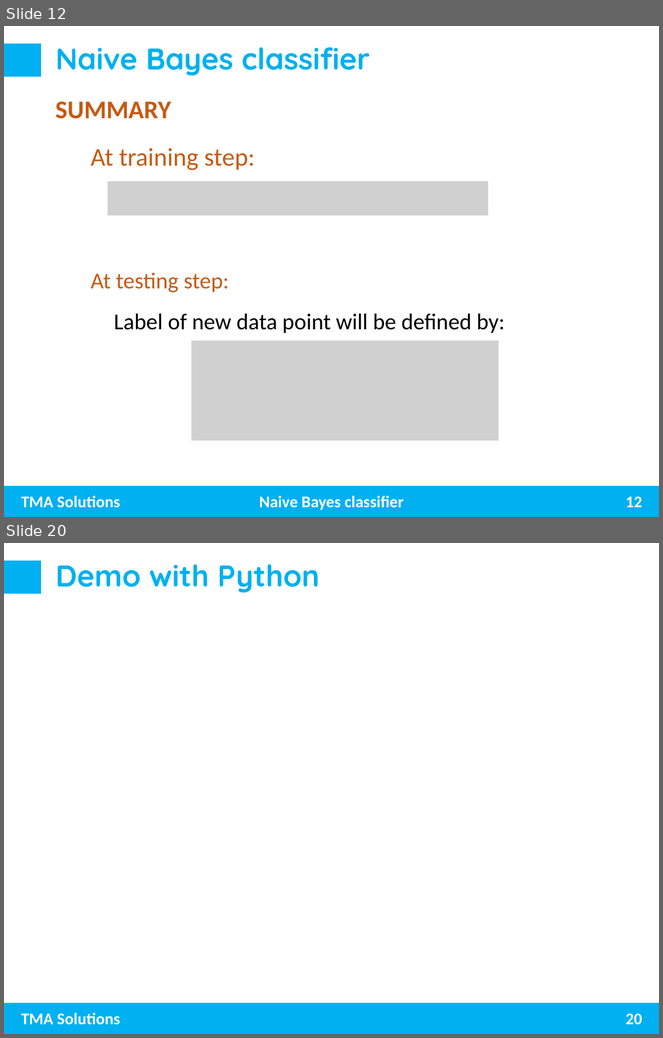
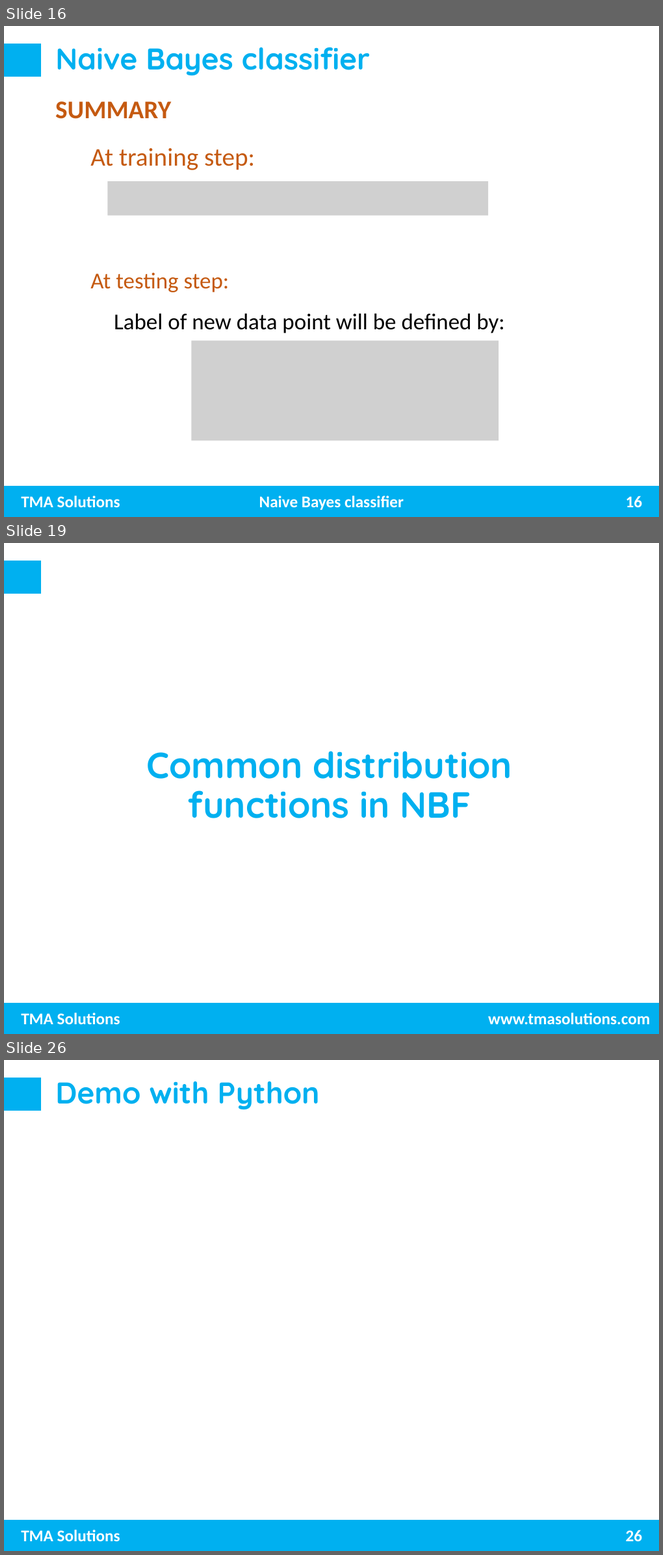
Before and after one commit to trungnghia2009/MachineLearning, a slide deck: Naive Bayes.pptx. Shown one above the other, each under a label of ours: slides 12 and 20 before the commit, slides 16, 19 and 26 after it; the slides between them are not shown. The pictures are 663x1038 and 663x1555 pixels, drawn with LibreOffice and Linux fonts; fonts in the diff are those of the drawing; grey boxes stand for pictures; background and template pictures are left out. Boxes give left, top, right and bottom in pixels: in the first picture for what was removed or moved away, otherwise in the second. Text is boxed around its words. In the diff, an @@ line names an element or a change of style, - is before the commit and + after.

```diff
--- a/Naive Bayes.pptx
+++ b/Naive Bayes.pptx
@@ slide 19 added at (4,543,659,1034), background #FFFFFF; not listed: 3 template elements that a slide beside it also shows @@
@@ subtitle added at (146,751,512,819), 40 pt, text #00B0F0, bold @@
+Common distribution functions in NBF
@@ text added at (488,1013,650,1025), 18 pt, text #FFFFFF, bold @@
+www.tmasolutions.com
@@ what was slide 12 is now slide 16 @@
@@ page number at (626,496,643,508): text changed @@
-12
+16
@@ what was slide 20 is now slide 26 @@
@@ page number at (626,1530,643,1542): text changed @@
-20
+26
```
Also in this commit, not shown: 9 slides changed, 6 other slides added.
